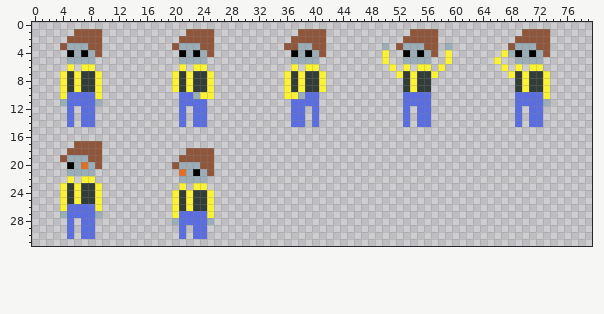
Two versions of one sprite sheet, images/typeman_hero.png. The first picture shows the starting point.
The file is 80x32 pixels.
Now the later version:
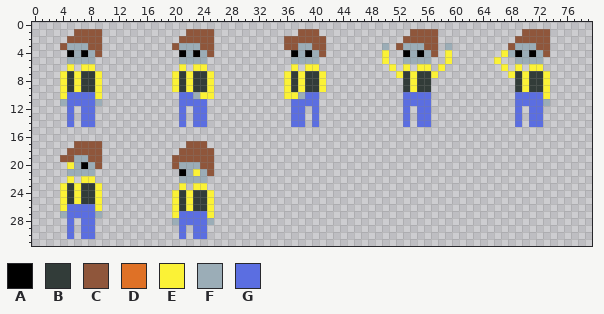
Palette (. is transparent): A #000000  B #323c39  C #8f563b  D #df7126  E #fbf236  F #9badb7  G #5b6ee1
Change:
{"y":1,"x":41,"old":"C","new":"."}
{"y":2,"x":36,"old":".","new":"C"}
{"y":17,"x":22,"old":"...","new":"CCC"}
{"y":18,"x":21,"old":".","new":"C"}
{"y":19,"x":5,"old":"F","new":"C"}
{"y":19,"x":20,"old":".","new":"C"}
{"y":20,"x":5,"old":"A","new":"E"}
{"y":20,"x":7,"old":"D","new":"A"}
{"y":21,"x":21,"old":"D","new":"A"}
{"y":21,"x":23,"old":"A","new":"E"}
{"label":"changed","picture_box":[284,29,326,43]}
{"label":"changed","picture_box":[172,141,207,176]}
{"label":"changed","picture_box":[67,155,88,169]}
